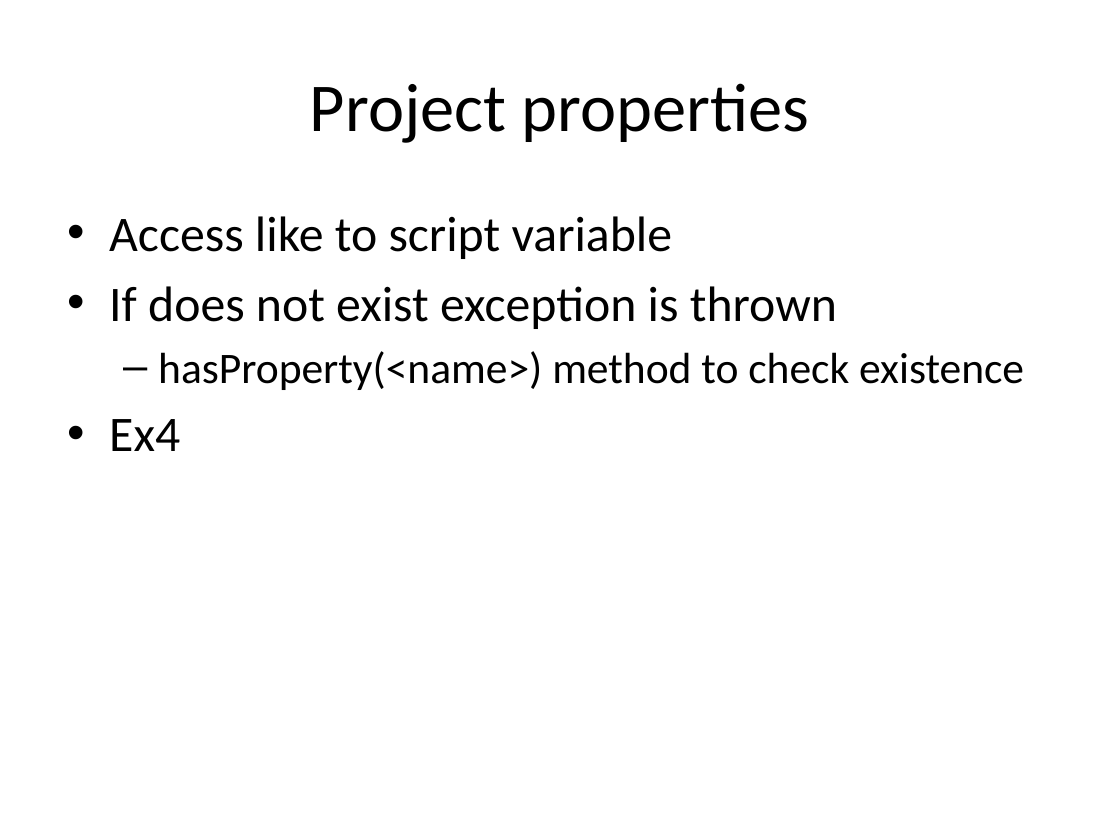
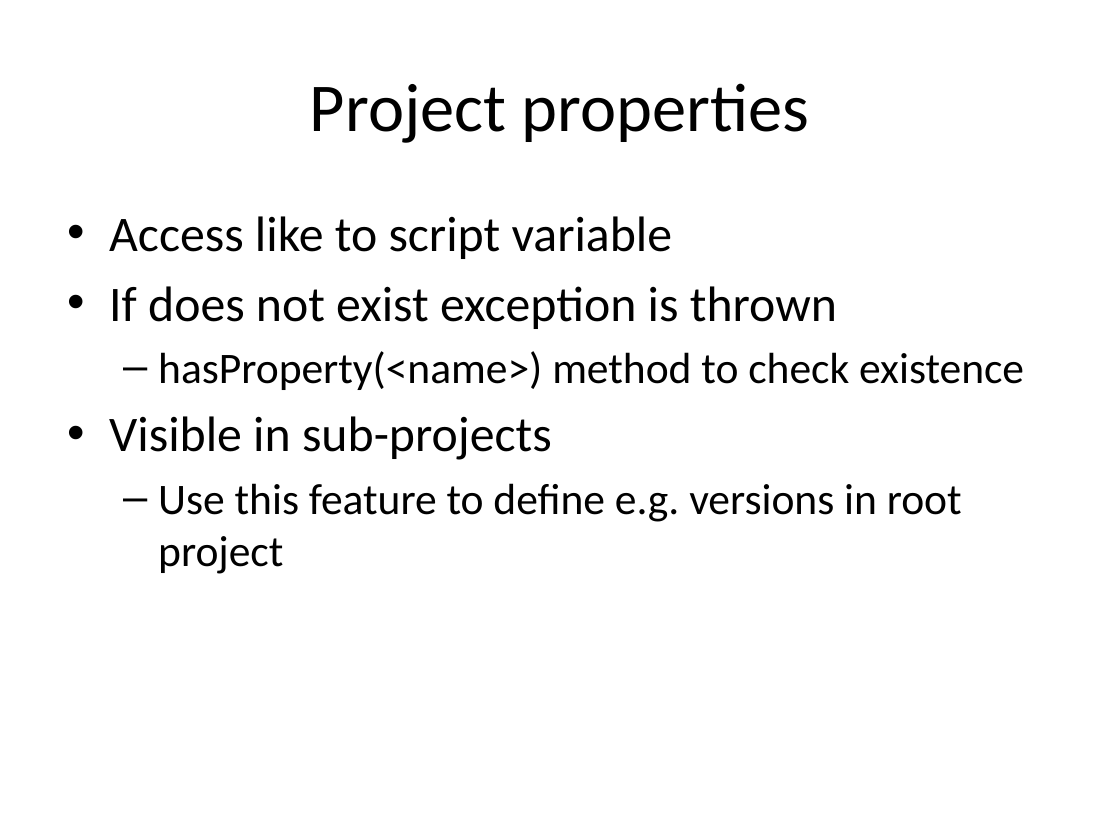
Before and after one commit to alaczynski/gradle-intoducion, a slide deck: slide 12 of Introduction to Gradle.pptx. Drawn at 1120x840 pixels with LibreOffice and Linux fonts; fonts in the diff are those of the drawing. Boxes give left, top, right and bottom in pixels: in the first picture for what was removed or moved away, otherwise in the second. Text is boxed around its words. In the diff, an @@ line names an element or a change of style, - is before the commit and + after.

Commit message:
improve properties ex and slides

```diff
--- a/Introduction to Gradle.pptx
+++ b/Introduction to Gradle.pptx
@@ text at (109,416,962,574): text changed; size 32 to 28 pt @@
-• Ex4
+• Visible in sub-projects
+  – Use this feature to define e.g. versions in root project
```
Also in this commit, not shown: 2 other slides changed, 1 slide added, 10 other files.
